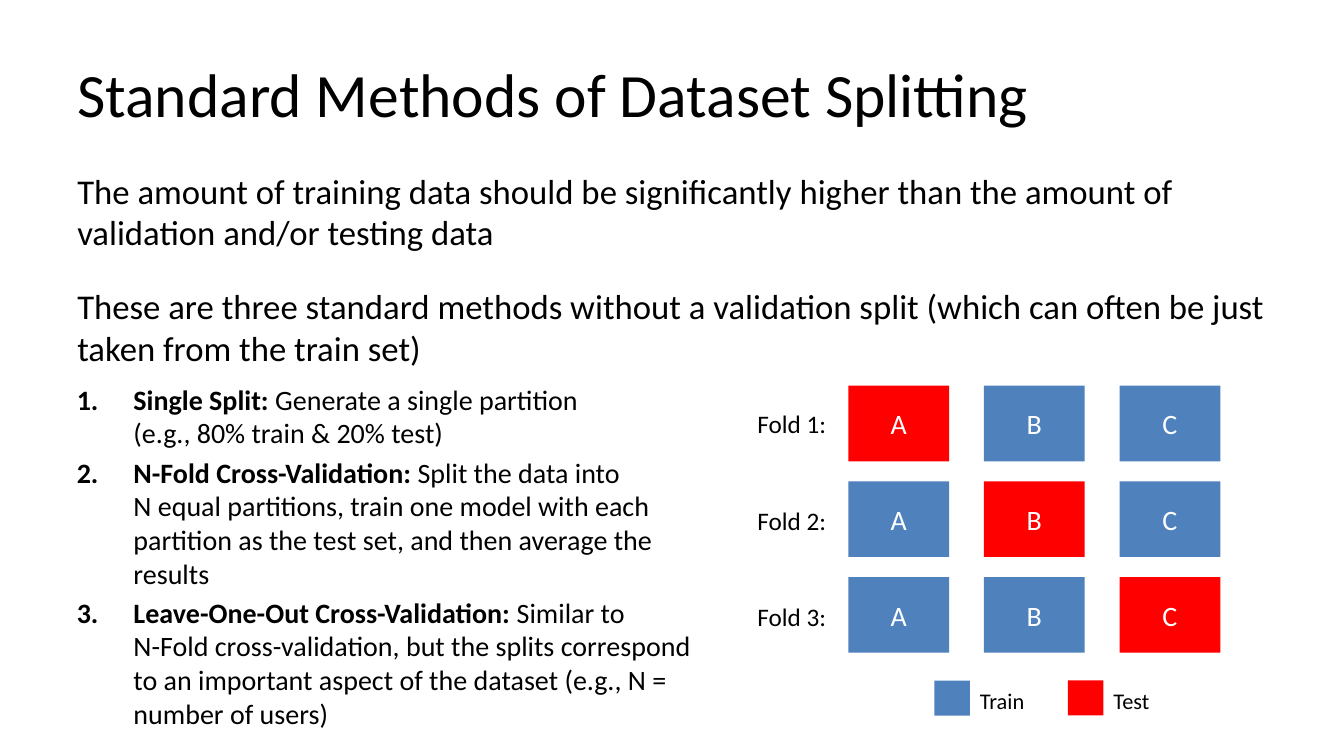
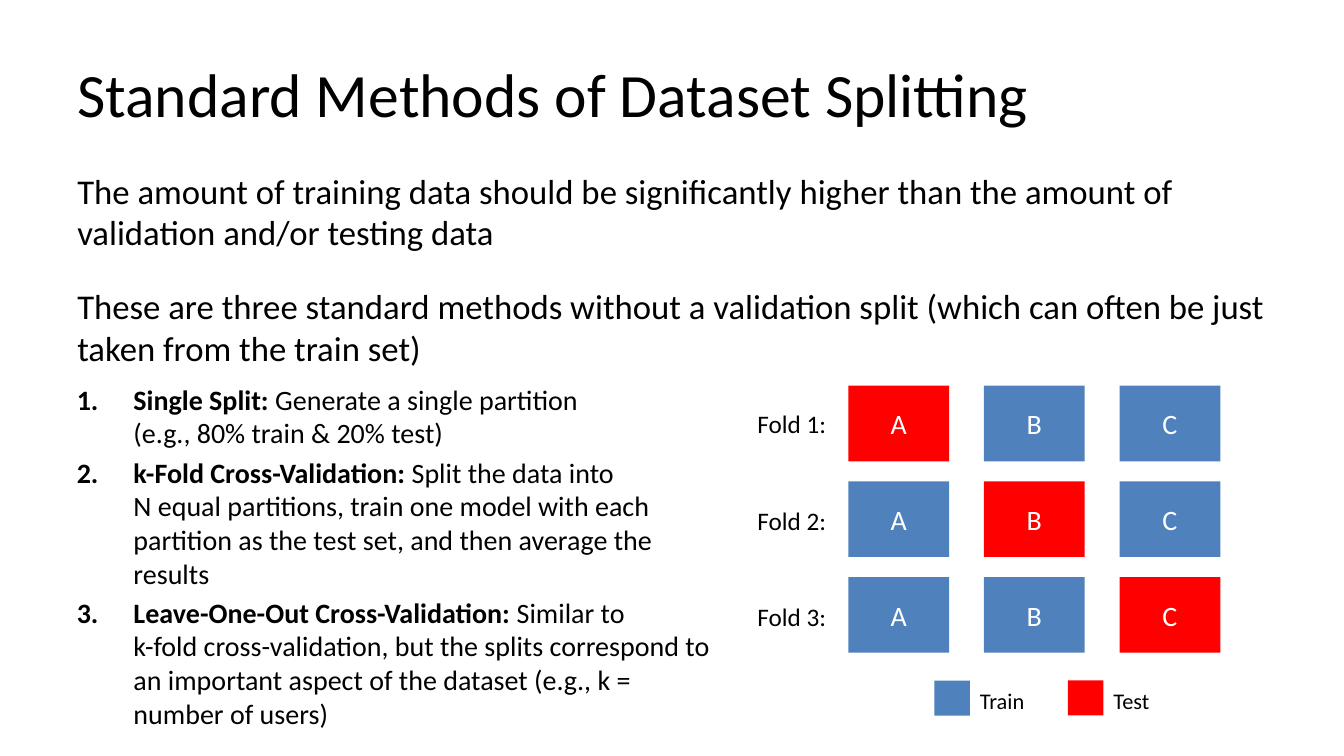
Before and after one commit to C4M-UofT/C4M-UofT.github.io, a slide deck: slide 17 of lectures/module3/3-1_ml_workflow/MachineLearning_tutorial.pptx. Drawn at 1344x756 pixels with LibreOffice and Linux fonts; fonts in the diff are those of the drawing. Boxes give left, top, right and bottom in pixels: in the first picture for what was removed or moved away, otherwise in the second. Text is boxed around its words. In the diff, an @@ line names an element or a change of style, - is before the commit and + after.

```diff
--- a/lectures/module3/3-1_ml_workflow/MachineLearning_tutorial.pptx
+++ b/lectures/module3/3-1_ml_workflow/MachineLearning_tutorial.pptx
@@ text at box(133, 463, 709, 728): text changed @@
-2. N-Fold Cross-Validation: Split the data into
-   N equal partitions, train one model with each partition as the test set, and then average the results
-3. Leave-One-Out Cross-Validation: Similar to
-   N-Fold cross-validation, but the splits correspond to an important aspect of the dataset (e.g., N = number of users)
+2. k-Fold Cross-Validation: Split the data into
+   N equal partitions, train one model with each partition as the test set, and then average the results
+3. Leave-One-Out Cross-Validation: Similar to
+   k-fold cross-validation, but the splits correspond to an important aspect of the dataset (e.g., k = number of users)
```
Also in this commit, not shown: 2 other files.
